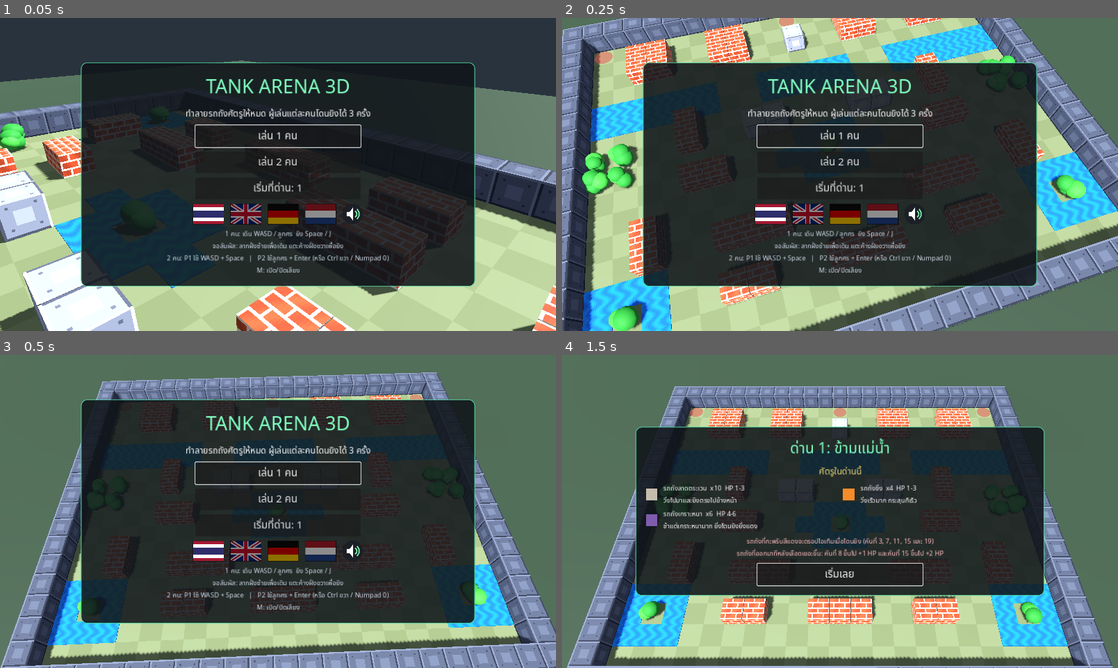
Above: before the commit, frames 1-4 (two rows, left to right).
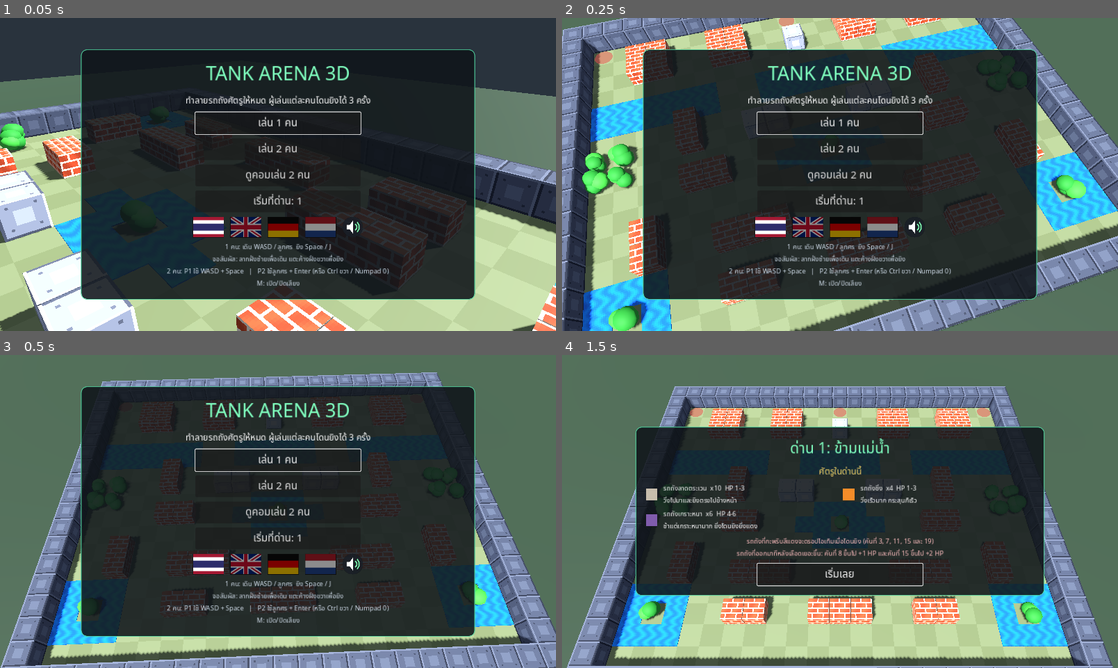
Above: after the commit, the same moments.

Repository: Pid924/TankArena3D
Game: Godot game, scene res://main.tscn
Same seed, same stepped clock (60 frames per second), same inputs: the game is played once before the commit and once after it.
Inputs (mouse positions are in pixels of both pictures, inside the frame that each line leads up to):
- Up to frame 1 (0.05 s): no input
- Up to frame 2 (0.25 s): no input
- Up to frame 3 (0.5 s): no input
- Up to frame 4 (1.5 s): tap Enter (p2_fire) at 0.5 s; move the mouse to (962, 495) at 0.52 s; hold D (p1_right) 0.53-1.25 s; tap M at 0.6 s; click (962, 495) at 0.67 s; drag from (728, 527) to (812, 574) at 1.27 s

The runs differ from the first frame. In frame 1, 13% of the frame differs, in the area x 14-86%, y 10-90%; in frame 2, 13%; in frame 3, 13%; in frame 4, nothing differs.

Commit message:
Add a watch-the-CPU mode where the computer drives both players
Co-Authored-By: Claude Opus 5.5 <noreply@anthropic.com>
Claude-Session: https://claude.ai/code/session_01Lo9zaRkW4Ka547RxeUThJj

Diff:
--- a/scripts/i18n.gd
+++ b/scripts/i18n.gd
@@ -28,6 +28,8 @@
 	"controls_mute": {"en": "M: sound on/off", "th": "M: เปิด/ปิดเสียง", "de": "M: Ton an/aus", "nl": "M: geluid aan/uit"},
 	"btn_1p": {"en": "1 PLAYER", "th": "เล่น 1 คน", "de": "1 SPIELER", "nl": "1 SPELER"},
 	"btn_2p": {"en": "2 PLAYERS", "th": "เล่น 2 คน", "de": "2 SPIELER", "nl": "2 SPELERS"},
+	"btn_demo": {"en": "WATCH CPU (2 PLAYERS)", "th": "ดูคอมเล่น 2 คน", "de": "CPU ZUSEHEN (2 SPIELER)", "nl": "CPU KIJKEN (2 SPELERS)"},
+	"demo_exit": {"en": "CPU DEMO - press any key or click to exit", "th": "โหมดดูคอมเล่น - กดปุ่มใดก็ได้หรือคลิกเพื่อออก", "de": "CPU-DEMO - beliebige Taste oder Klick zum Beenden", "nl": "CPU-DEMO - druk op een toets of klik om te stoppen"},
 	"btn_level": {"en": "START AT LEVEL: %d", "th": "เริ่มที่ด่าน: %d", "de": "START IN LEVEL: %d", "nl": "BEGIN BIJ LEVEL: %d"},
 	"btn_start": {"en": "START", "th": "เริ่มเลย", "de": "LOS", "nl": "START"},
 	"btn_retry": {"en": "RETRY", "th": "เล่นด่านนี้ใหม่", "de": "NOCHMAL", "nl": "OPNIEUW"},
--- a/scripts/main.gd
+++ b/scripts/main.gd
@@ -285,6 +285,7 @@
 var level_idx := 0
 var start_level := 0
 var num_players := 1
+var demo := false  # computer drives both players
 var carry_hp := [3, 3]
 var carry_weapon := 0
 var state := "title"
@@ -611,6 +612,7 @@
 	menu_text(tr_("title_tag"), 20)
 	menu_button(tr_("btn_1p"), func(): start_game(1))
 	menu_button(tr_("btn_2p"), func(): start_game(2))
+	menu_button(tr_("btn_demo"), func(): start_game(2, true))
 	menu_button(tr_("btn_level") % (start_level + 1), func():
 		start_level = (start_level + 1) % LEVELS.size()
 		show_title())
@@ -649,8 +651,9 @@
 	focus_first_button.call_deferred()
 
 
-func start_game(n: int) -> void:
+func start_game(n: int, watch := false) -> void:
 	num_players = n
+	demo = watch
 	score = 0
 	carry_hp = [3, 3]
 	carry_weapon = 0
@@ -697,7 +700,11 @@
 	if num_players == 2:
 		notes += "\n" + tr_("brief_shared")
 	menu_text(notes, 15, Color(1.0, 0.75, 0.75))
-	menu_button(tr_("btn_start"), func(): begin_level())
+	if demo:
+		menu_text(tr_("demo_exit"), 16, Color(0.6, 0.9, 1.0))
+		state_t = 4.0
+	else:
+		menu_button(tr_("btn_start"), func(): begin_level())
 	focus_first_button.call_deferred()
 
 
@@ -723,6 +730,11 @@
 	menu_root.visible = true
 	menu_text(tr_("gameover"), 44, Color(1.0, 0.4, 0.4))
 	menu_text(tr_("score") % score, 22)
+	if demo:
+		state_t = 5.0
+		menu_button(tr_("btn_menu"), func(): end_demo())
+		focus_first_button.call_deferred()
+		return
 	menu_button(tr_("btn_retry"), func():
 		carry_hp = [3, 3]
 		carry_weapon = 0
@@ -733,6 +745,12 @@
 	focus_first_button.call_deferred()
 
 
+func end_demo() -> void:
+	demo = false
+	load_level(0)
+	show_title()
+
+
 func show_victory() -> void:
 	sfx.play("victory")
 	state = "victory"
@@ -740,6 +758,7 @@
 	menu_root.visible = true
 	menu_text(tr_("victory"), 44, Color(1.0, 0.85, 0.3))
 	menu_text(tr_("victory_body") % score, 22)
+	state_t = 5.0
 	menu_button(tr_("btn_menu"), func():
 		load_level(0)
 		show_title())
@@ -1493,6 +1512,16 @@
 			state_t -= delta
 			if state_t <= 0.0:
 				show_game_over()
+		"brief":
+			if demo:
+				state_t -= delta
+				if state_t <= 0.0:
+					begin_level()
+		"gameover", "victory":
+			if demo:
+				state_t -= delta
+				if state_t <= 0.0:
+					end_demo()
 		"clear":
 			state_t -= delta
 			if state_t <= 0.0:
@@ -1555,6 +1584,8 @@
 	for t in timers:
 		if t[0] > 0.0:
 			lines.append(tr_(t[1]) % ceili(t[0]))
+	if demo:
+		lines.append(tr_("demo_exit"))
 	hud_label.position.y = 40.0 if num_players == 1 else 66.0
 	hud_label.text = "\n".join(lines)
 
@@ -1566,6 +1597,19 @@
 			show_title()
 		elif state == "playing":
 			show_msg(tr_("sound_on") if sound_on else tr_("sound_off"), 0.8)
+	# in demo mode any key (except M), click or touch goes back to the title
+	if demo and state != "title":
+		var quit := false
+		if event is InputEventKey and event.pressed and not event.echo and event.physical_keycode != KEY_M:
+			quit = true
+		elif (event is InputEventMouseButton or event is InputEventScreenTouch) and event.pressed:
+			quit = true
+		elif event is InputEventJoypadButton and event.pressed:
+			quit = true
+		if quit:
+			get_viewport().set_input_as_handled()
+			end_demo.call_deferred()
+			return
 	if state != "playing":
 		touch_id = -1
 		fire_id = -1
--- a/scripts/tank.gd
+++ b/scripts/tank.gd
@@ -65,6 +65,14 @@
 var flame_own := false
 var flame_cycle := 2.0
 var flame_tick := 0.0
+
+# bot state (player tanks driven by the computer in demo mode)
+var bot_path: Array = []
+var bot_t := 0.0
+var bot_stuck := 0.0
+var bot_jiggle := 0.0
+var bot_jdir := Vector2.ZERO
+var bot_target = null
 
 
 func setup(m, player: bool, k: String, idx := 0) -> void:
@@ -382,7 +390,15 @@
 
 
 func player_update(delta: float) -> void:
-	var mv := read_move()
+	var mv := Vector2.ZERO
+	var want_fire := false
+	if main.demo:
+		var b := bot_control(delta)
+		mv = b[0]
+		want_fire = b[1]
+	else:
+		mv = read_move()
+		want_fire = read_fire()
 	if main.player_freeze_t > 0.0:
 		mv = Vector2.ZERO
 	var inp := Vector3(mv.x, 0, mv.y)
@@ -393,8 +409,196 @@
 	var h := Vector3(velocity.x, 0, velocity.z).lerp(inp * spd, minf(1.0, acc * delta))
 	velocity.x = h.x
 	velocity.z = h.z
-	if read_fire() and main.player_freeze_t <= 0.0:
+	if want_fire and main.player_freeze_t <= 0.0:
 		try_fire()
+
+
+# ---------------------------------------------------------------- bot (demo mode)
+
+## Cost of driving into a cell, or -1 when the bot cannot get through it.
+func bot_cost(c: Vector2i) -> int:
+	var t: String = main.cells.get(c, "#")
+	var cost := 1
+	match t:
+		".", "G", "I", "H", ">", "<", "^", "v":
+			pass
+		"B":
+			cost = 4
+		"S":
+			if weapon < 3:
+				return -1
+			cost = 6
+		"W":
+			if main.amphibious_t < 2.0:
+				return -1
+		_:
+			return -1
+	for m in main.mines:
+		if m.cell == c:
+			cost += 25
+	return cost
+
+
+## Can a tank drive from cell a into the neighbouring cell b? Uses ground
+## height on both sides of the shared edge: driving down is fine, up is not.
+func bot_step_ok(a: Vector2i, b: Vector2i) -> bool:
+	var d := Vector3(b.x - a.x, 0, b.y - a.y)
+	var edge: Vector3 = main.cell_center(a) + d * 0.5
+	var ha: float = main.ground_height(edge.x - d.x * 0.05, edge.z - d.z * 0.05)
+	var hb: float = main.ground_height(edge.x + d.x * 0.05, edge.z + d.z * 0.05)
+	return hb <= ha + 0.1
+
+
+func bot_plan() -> void:
+	var start: Vector2i = main.cell_of(global_position)
+	var dist := {start: 0}
+	var prev := {}
+	var buckets := {0: [start]}
+	var cur := 0
+	var left := 1
+	while left > 0 and cur < 3000:
+		if buckets.has(cur):
+			var list: Array = buckets[cur]
+			buckets.erase(cur)
+			for c in list:
+				left -= 1
+				if dist[c] != cur:
+					continue
+				for d in DIRS:
+					var n := Vector2i(c.x + int(d.x), c.y + int(d.z))
+					var k := bot_cost(n)
+					if k < 0 or not bot_step_ok(c, n):
+						continue
+					var nd: int = cur + k
+					if nd < int(dist.get(n, 1 << 30)):
+						dist[n] = nd
+						prev[n] = c
+						if not buckets.has(nd):
+							buckets[nd] = []
+						buckets[nd].append(n)
+						left += 1
+		cur += 1
+	# pick a goal: items are worth a detour, enemies are the main target
+	var goal = null
+	var best := 1 << 30
+	var other = null
+	for p in main.alive_players():
+		if p != self:
+			other = p.bot_target
+	for it in main.items:
+		var c: Vector2i = main.cell_of(it.node.global_position)
+		if dist.has(c) and dist[c] - 8 < best:
+			best = dist[c] - 8
+			goal = c
+			bot_target = null
+	for e in main.enemies:
+		if not is_instance_valid(e) or e.dead:
+			continue
+		var c: Vector2i = main.cell_of(e.global_position)
+		if not dist.has(c):
+			continue
+		var v: int = dist[c] + (6 if e == other else 0)
+		if v < best:
+			best = v
+			goal = c
+			bot_target = e
+	if goal == null:
+		bot_target = null
+		for c in main.enemy_spawns:
+			var n: Vector2i = c + Vector2i(0, 2)
+			if dist.has(n) and dist[n] < best:
+				best = dist[n]
+				goal = n
+	bot_path.clear()
+	if goal == null:
+		return
+	var c: Vector2i = goal
+	while c != start and prev.has(c):
+		bot_path.push_front(c)
+		c = prev[c]
+
+
+## Direction to an enemy that is lined up on a row or column (and not behind
+## steel we cannot break), or ZERO.
+func bot_aim() -> Vector3:
+	var best := Vector3.ZERO
+	var bd := 13.0
+	for e in main.enemies:
+		if not is_instance_valid(e) or e.dead:
+			continue
+		var to: Vector3 = e.global_position - global_position
+		var d := Vector3.ZERO
+		if absf(to.x) < 0.5 and absf(to.z) < bd:
+			d = Vector3(0, 0, signf(to.z))
+		elif absf(to.z) < 0.5 and absf(to.x) < bd:
+			d = Vector3(signf(to.x), 0, 0)
+		else:
+			continue
+		var steps := int(absf(to.x) + absf(to.z))
+		var c: Vector2i = main.cell_of(global_position)
+		var blocked := false
+		for i in steps:
+			c += Vector2i(int(d.x), int(d.z))
+			var t: String = main.cells.get(c, "#")
+			if (t == "S" and weapon < 3) or t == "H":
+				blocked = true
+				break
+		if not blocked:
+			bd = absf(to.x) + absf(to.z)
+			best = d
+	return best
+
+
+func bot_control(delta: float) -> Array:
+	bot_t -= delta
+	if bot_t <= 0.0 or bot_path.is_empty():
+		bot_t = 0.4
+		bot_plan()
+	var mv := Vector2.ZERO
+	var fire := false
+	var here: Vector2i = main.cell_of(global_position)
+	while not bot_path.is_empty() and bot_path[0] == here:
+		bot_path.pop_front()
+	if not bot_path.is_empty():
+		var n: Vector2i = bot_path[0]
+		var to: Vector3 = main.cell_center(n) - global_position
+		var t: String = main.cells.get(n, ".")
+		if t == "B" or t == "S":
+			# wall in the way: square up to it and shoot it down
+			var dir := Vector3(n.x - here.x, 0, n.y - here.y)
+			var lane: Vector3 = main.cell_center(here) - global_position
+			lane.y = 0.0
+			var perp: Vector3 = lane - dir * lane.dot(dir)
+			var m3: Vector3 = dir * 0.25 + perp * 2.0
+			mv = Vector2(m3.x, m3.z)
+			if facing.dot(dir) > 0.9:
+				fire = true
+		else:
+			mv = Vector2(to.x, to.z).normalized()
+	var aim := bot_aim()
+	if aim != Vector3.ZERO:
+		if facing.dot(aim) > 0.9:
+			fire = true
+		elif main.flame_t <= 0.0:
+			mv = Vector2(aim.x, aim.z) * 0.2
+	# unstick: if we want to move but are not moving, wiggle sideways briefly
+	if bot_jiggle > 0.0:
+		bot_jiggle -= delta
+		mv = bot_jdir
+		fire = true
+	else:
+		var rv := get_real_velocity()
+		if mv.length() > 0.5 and Vector2(rv.x, rv.z).length() < 0.4:
+			bot_stuck += delta
+			if bot_stuck > 0.6:
+				bot_stuck = 0.0
+				bot_jiggle = 0.35
+				var d: Vector3 = DIRS[randi() % 4]
+				bot_jdir = Vector2(d.x, d.z)
+				bot_t = 0.0
+		else:
+			bot_stuck = 0.0
+	return [mv.limit_length(1.0), fire]
 
 
 func try_fire() -> void:
--- /dev/null
+++ b/tests/demo_test.gd
@@ -0,0 +1,34 @@
+extends SceneTree
+## Watches the CPU demo: godot --headless --fixed-fps 60 --script res://tests/demo_test.gd [-- level secs]
+
+var main
+var frame := 0
+var lvl := 0
+var secs := 90
+var started_lvl := -1
+
+
+func _initialize() -> void:
+	var a := OS.get_cmdline_user_args()
+	if a.size() >= 1:
+		lvl = int(a[0])
+	if a.size() >= 2:
+		secs = int(a[1])
+	main = load("res://main.tscn").instantiate()
+	root.add_child(main)
+
+
+func _process(_d: float) -> bool:
+	frame += 1
+	if frame == 5:
+		main.start_level = lvl
+		main.start_game(2, true)
+	if frame % 600 == 0:
+		var hp := []
+		for p in main.alive_players():
+			hp.append(p.hp)
+		print("t=%ds state=%s level=%d kills=%d/%d hp=%s score=%d" % [frame / 60, main.state, main.level_idx + 1, main.kills, main.total, hp, main.score])
+	if frame >= secs * 60 or (frame > 10 and main.state == "title"):
+		print("END state=%s level=%d kills=%d demo=%s" % [main.state, main.level_idx + 1, main.kills, main.demo])
+		return true
+	return false
